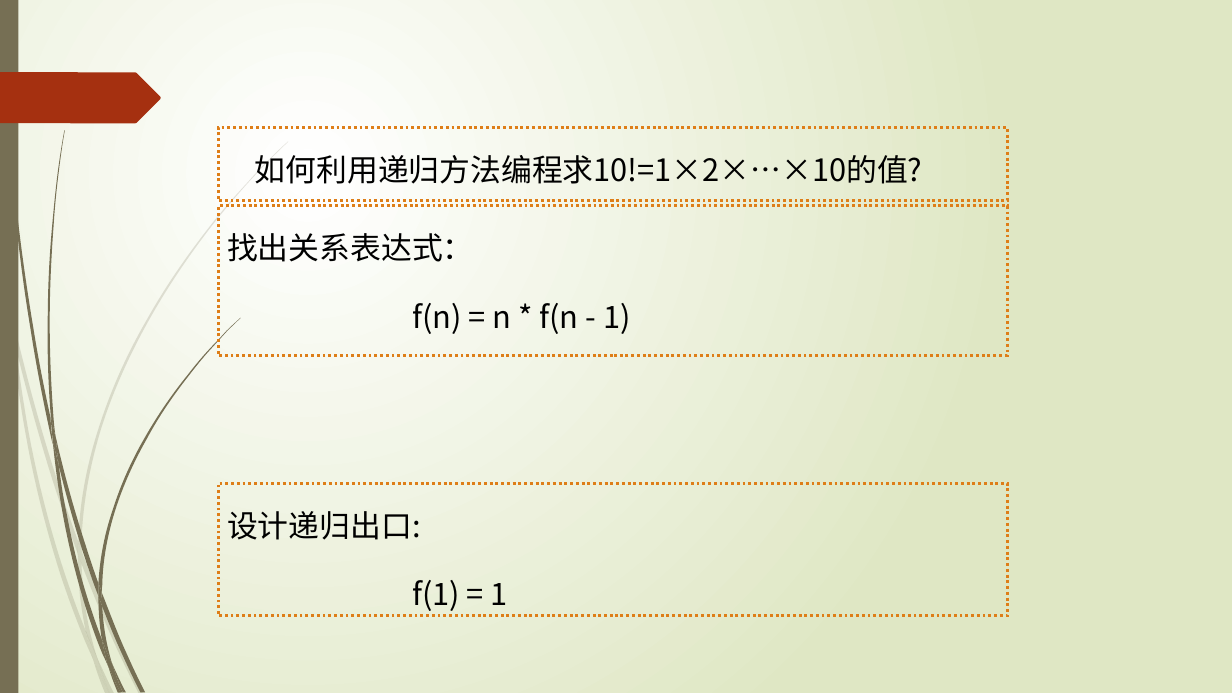
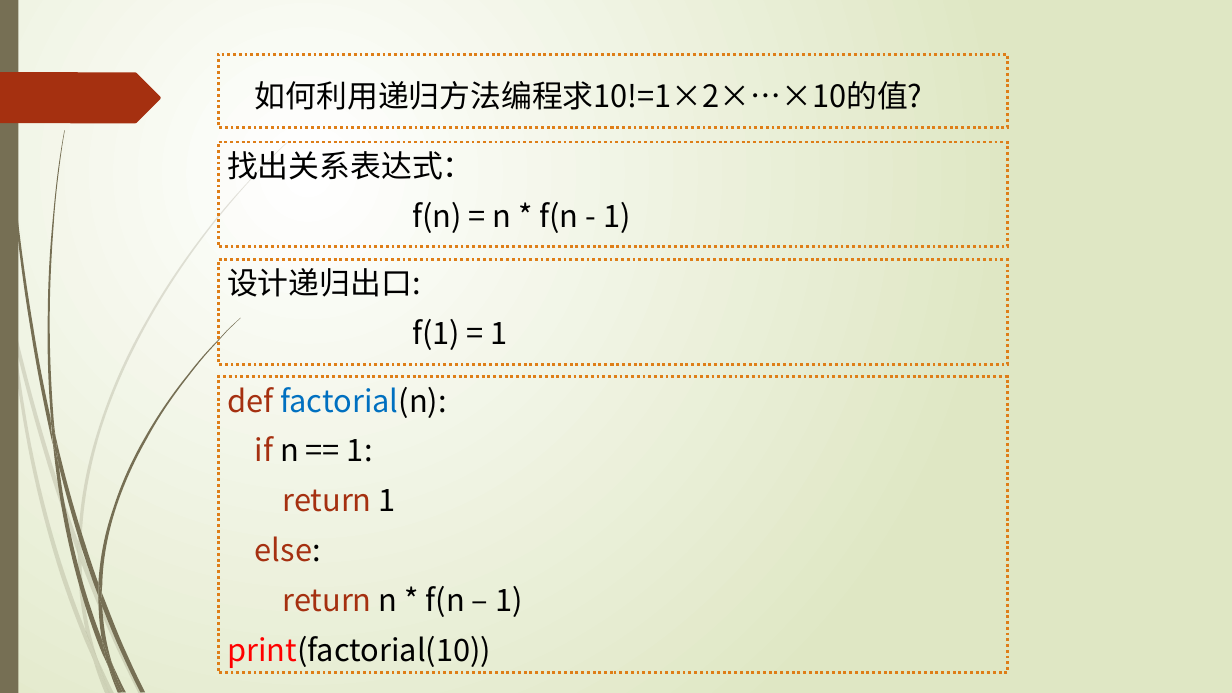
Before and after one commit to hongm32/2020design, a slide deck: slide 9 of 【第10课】递归算法/【第10课】递归算法.pptx (slide 10 before the commit). Drawn at 1232x693 pixels with LibreOffice and Linux fonts; fonts in the diff are those of the drawing. Boxes give left, top, right and bottom in pixels: in the first picture for what was removed or moved away, otherwise in the second. Text is boxed around its words. In the diff, an @@ line names an element or a change of style, - is before the commit and + after.

```diff
--- a/【第10课】递归算法/【第10课】递归算法.pptx
+++ b/【第10课】递归算法/【第10课】递归算法.pptx
@@ rectangle "如何利用递归方法编程求10!=1×2×…×10的值?": place and size @@
-rectangle "如何利用递归方法编程求10!=1×2×…×10的值?" at (218, 128, 1007, 201)
+rectangle "如何利用递归方法编程求10!=1×2×…×10的值?" at (218, 55, 1007, 128)
@@ rectangle "找出关系表达式：": place and size @@
-rectangle "找出关系表达式：" at (218, 206, 1007, 356)
+rectangle "找出关系表达式：" at (218, 142, 1007, 247)
@@ rectangle "找出关系表达式：" at (218, 142, 1007, 247): line spacing 1.5 to 1 @@
@@ rectangle "设计递归出口:" at (218, 260, 1007, 364): line spacing 1.5 to 1 @@
@@ rectangle "设计递归出口:": place and size @@
-rectangle "设计递归出口:" at (218, 483, 1007, 616)
+rectangle "设计递归出口:" at (218, 260, 1007, 364)
@@ rectangle added at (218, 377, 1007, 673), outline #DE7E18 2.25 pt dashed, 24 pt, text #000000 @@
+def factorial(n):
+if n == 1:
+return 1
+else:
+return n * f(n – 1)
+print(factorial(10))
```
Also in this commit, not shown: 5 other slides changed, 1 slide removed, 6 other files.
